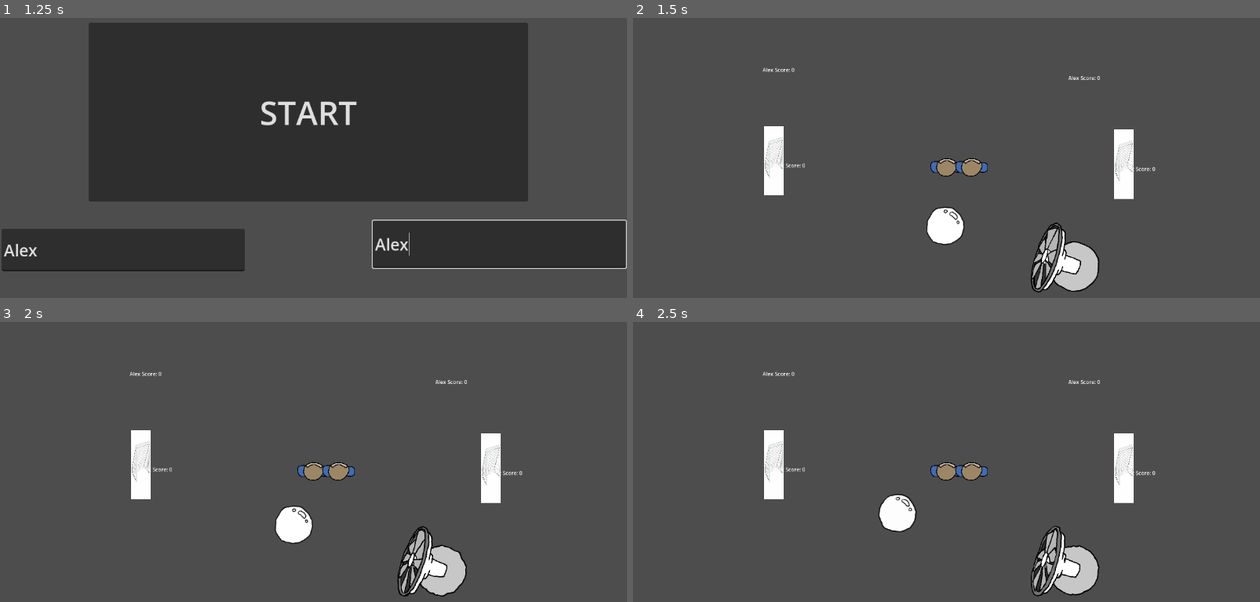
Above: before the commit, frames 1-4 (two rows, left to right).
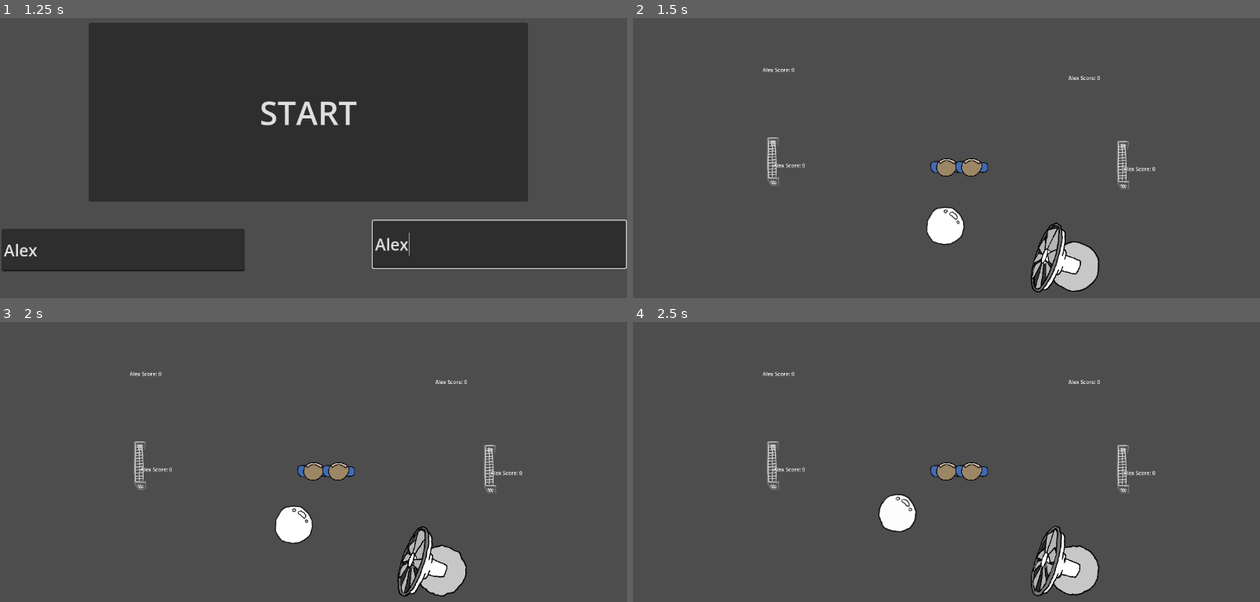
Above: after the commit, the same moments.

Repository: Calandir/ggj-2025
Game: Godot game, scene res://Scenes/menu.tscn
Same seed, same stepped clock (60 frames per second), same inputs: the game is played once before the commit and once after it.
Inputs (mouse positions are in pixels of both pictures, inside the frame that each line leads up to):
- Up to frame 1 (1.25 s): click (125, 250) at 0.52 s; type "Alex" at 0.6 s; click (501, 244) at 0.75 s; type "Alex" at 0.83 s
- Up to frame 2 (1.5 s): click "START" at 1.25 s
- Up to frame 3 (2 s): no input
- Up to frame 4 (2.5 s): no input

Frame 1 is identical in both runs. In frame 2, 1.5% of the frame differs, in the area x 20-80%, y 38-65%; in frame 3, 1.5%; in frame 4, 1.5%.

Commit message:
Change goal sprite

Diff:
--- a/Scenes/Goal.tscn
+++ b/Scenes/Goal.tscn
@@ -1,7 +1,7 @@
 [gd_scene load_steps=5 format=3 uid="uid://b2na6tf1un6wr"]
 
 [ext_resource type="Script" path="res://Scenes/goal.gd" id="1_xq1kv"]
-[ext_resource type="Texture2D" uid="uid://bdkftgpenn51f" path="res://Art/FreeKick_Soccer_Goal___44127.jpg" id="2_w2pto"]
+[ext_resource type="Texture2D" uid="uid://cm2iq67qa4qga" path="res://Art/goal.png" id="2_6h0ie"]
 [ext_resource type="Script" path="res://Scenes/label.gd" id="3_m6q48"]
 
 [sub_resource type="RectangleShape2D" id="RectangleShape2D_w48lf"]
@@ -16,9 +16,9 @@
 shape = SubResource("RectangleShape2D_w48lf")
 
 [node name="Sprite2D" type="Sprite2D" parent="."]
-position = Vector2(2.00002, -3.00002)
-scale = Vector2(0.1, 0.354583)
-texture = ExtResource("2_w2pto")
+position = Vector2(-2.5, 1)
+scale = Vector2(0.68254, 0.601562)
+texture = ExtResource("2_6h0ie")
 
 [node name="Label" type="Label" parent="."]
 offset_right = 40.0
